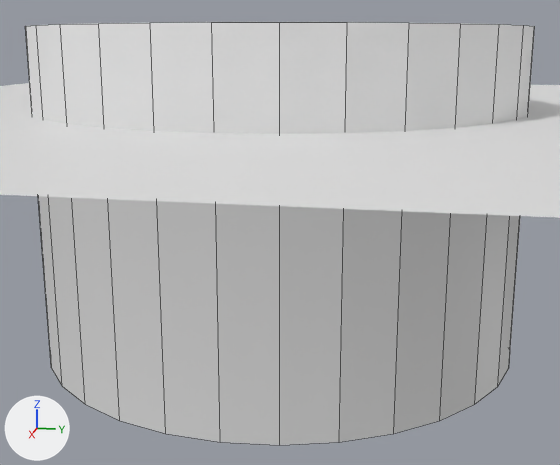
Renders of the Blender file 3dintankperception/models/terrain.blend from each side of a commit.
The view is the same before and after, from a 50 mm lens placed at (121.4, 24.3, 47.9), pointed at (1.5, 0.3, 18.0). The lights are fixed; the arrows at lower left show +X, +Y and +Z. Mesh edges are drawn as thin lines on the coarser meshes.
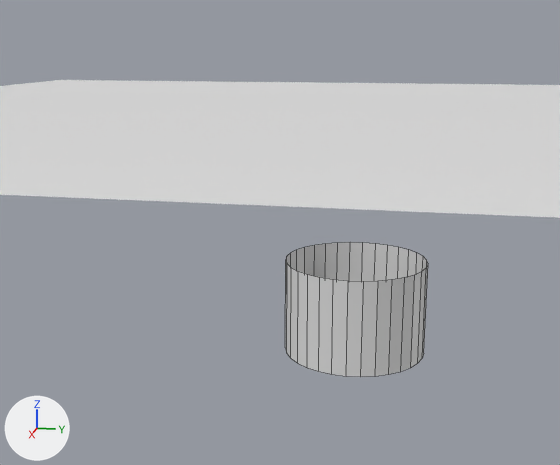
Location of each change, [x1, y1, x2, y2] in pixels of the pictures (560 x 465 px):
'Circle', moved, rescaled (72% narrower, 68% shorter)
    before: [25, 22, 535, 445]
    after: [285, 242, 428, 377]

Diff of the bpy script that builds the scene:
```diff
--- a/3dintankperception/models/terrain.blend.py
+++ b/3dintankperception/models/terrain.blend.py
@@ ob_circle @@
 ob_circle = bpy.data.objects.new('Circle', me_circle)
-ob_circle.location = (0.0, 0.0, 0.0)
+ob_circle.location = (0.0, 12.6, -1.6)
+ob_circle.scale = (0.305, 0.305, 0.305)
```
